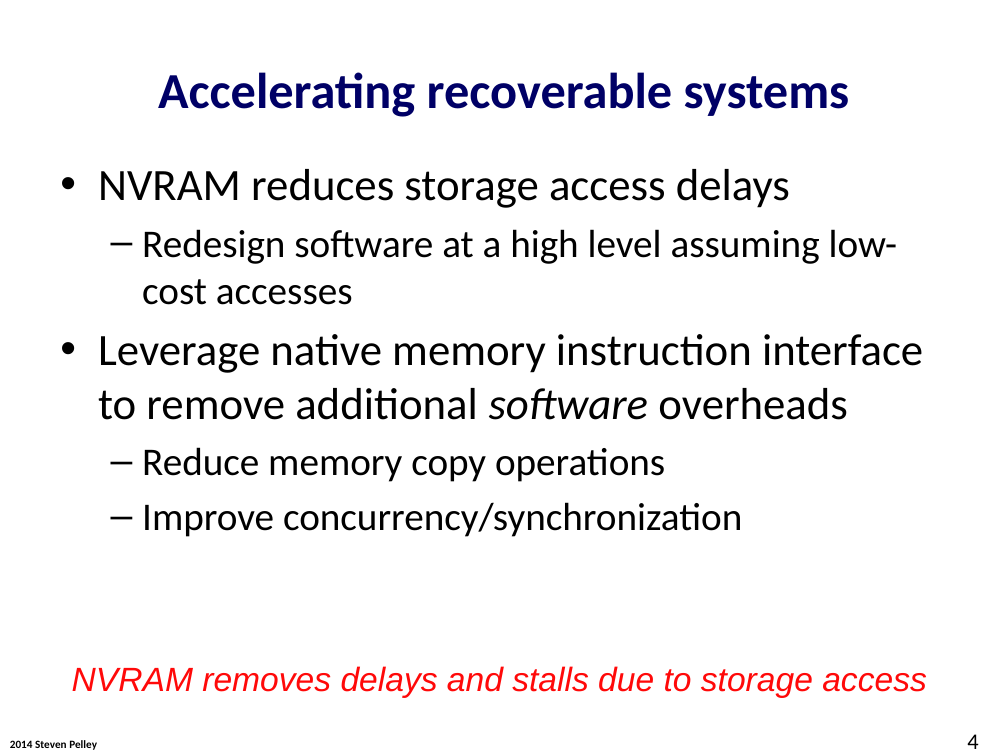
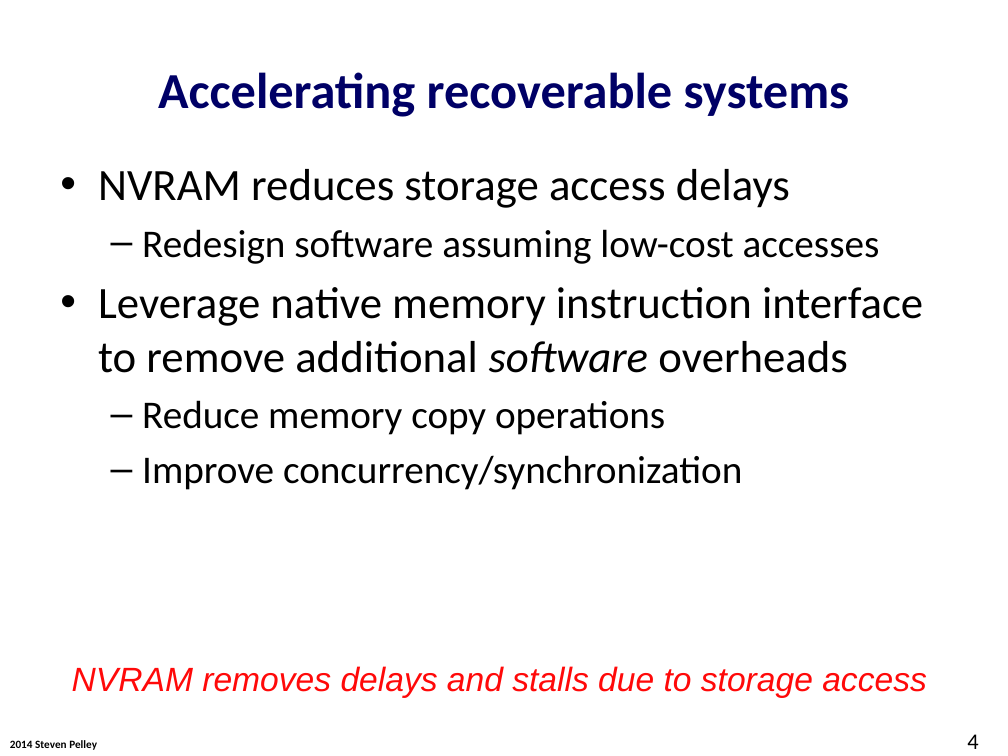
Before and after one commit to Abulila/dissertation, a slide deck: slide 4 of proposal/defense.pptx. Drawn at 1008x756 pixels with LibreOffice and Linux fonts; fonts in the diff are those of the drawing; background and template pictures are left out. Boxes give left, top, right and bottom in pixels: in the first picture for what was removed or moved away, otherwise in the second. Text is boxed around its words. In the diff, an @@ line names an element or a change of style, - is before the commit and + after.

```diff
--- a/proposal/defense.pptx
+++ b/proposal/defense.pptx
@@ text at box(142, 229, 880, 264): text changed @@
-  – Redesign software at a high level assuming low-cost accesses
+  – Redesign software assuming low-cost accesses
```
Also in this commit, not shown: 18 other slides changed, 1 slide removed.
